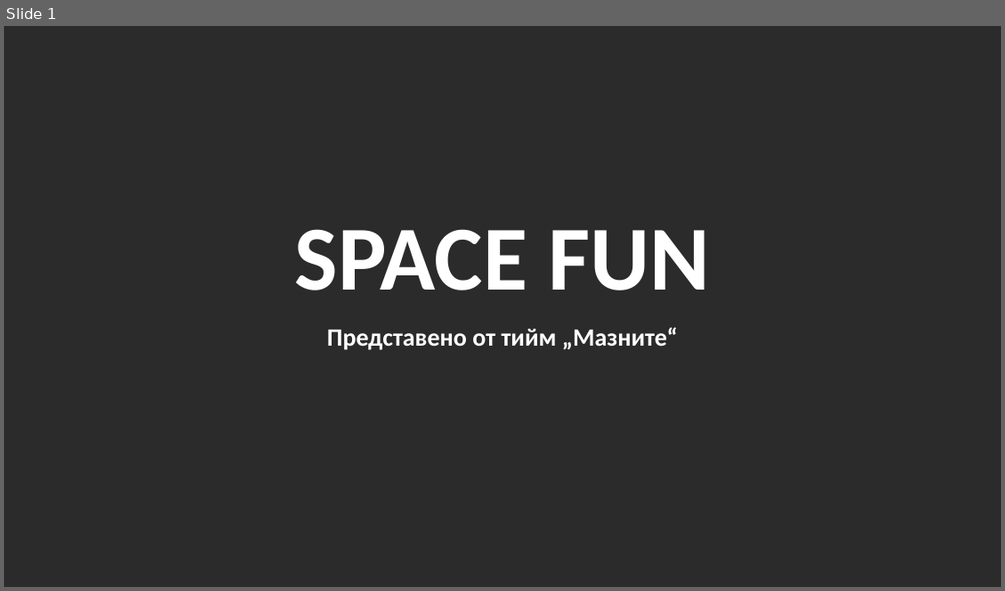
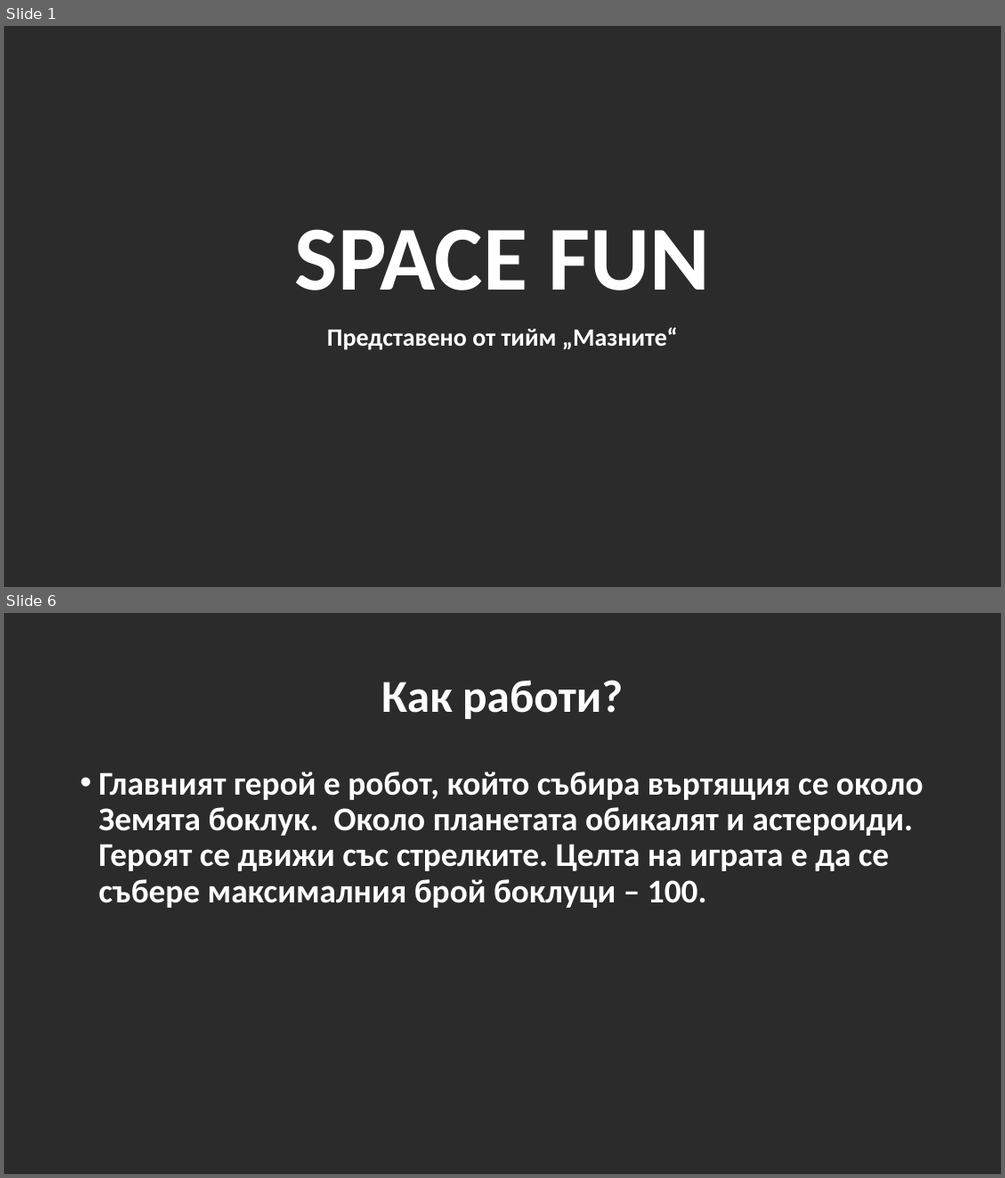
Before and after one commit to Amalino7/Space_recycler, a slide deck: SPACE FUN.pptx. Shown one above the other, each under a label of ours: slide 1 before the commit, slides 1 and 6 after it; the slides between them are not shown. The pictures are 1005x591 and 1005x1178 pixels, drawn with LibreOffice and Linux fonts; fonts in the diff are those of the drawing; background and template pictures are left out; a plain dark background stands for a picture behind light text. Boxes give left, top, right and bottom in pixels: in the first picture for what was removed or moved away, otherwise in the second. Text is boxed around its words. In the diff, an @@ line names an element or a change of style, - is before the commit and + after.

```diff
--- a/SPACE FUN.pptx
+++ b/SPACE FUN.pptx
@@ slide 6 added at [4,613,1001,1174], background picture (left out) @@
@@ title added at [381,680,623,719], 44 pt, text #FFFFFF, bold @@
+Как работи?
@@ text added at [98,771,923,908], 32 pt, text #FFFFFF, bold @@
+• Главният герой е робот, който събира въртящия се около Земята боклук. Около планетата обикалят и астероиди. Героят се движи със стрелките. Целта на играта е да се събере максималния брой боклуци – 100.
```
Also in this commit, not shown: 1 slide changed, 6 other slides added.
